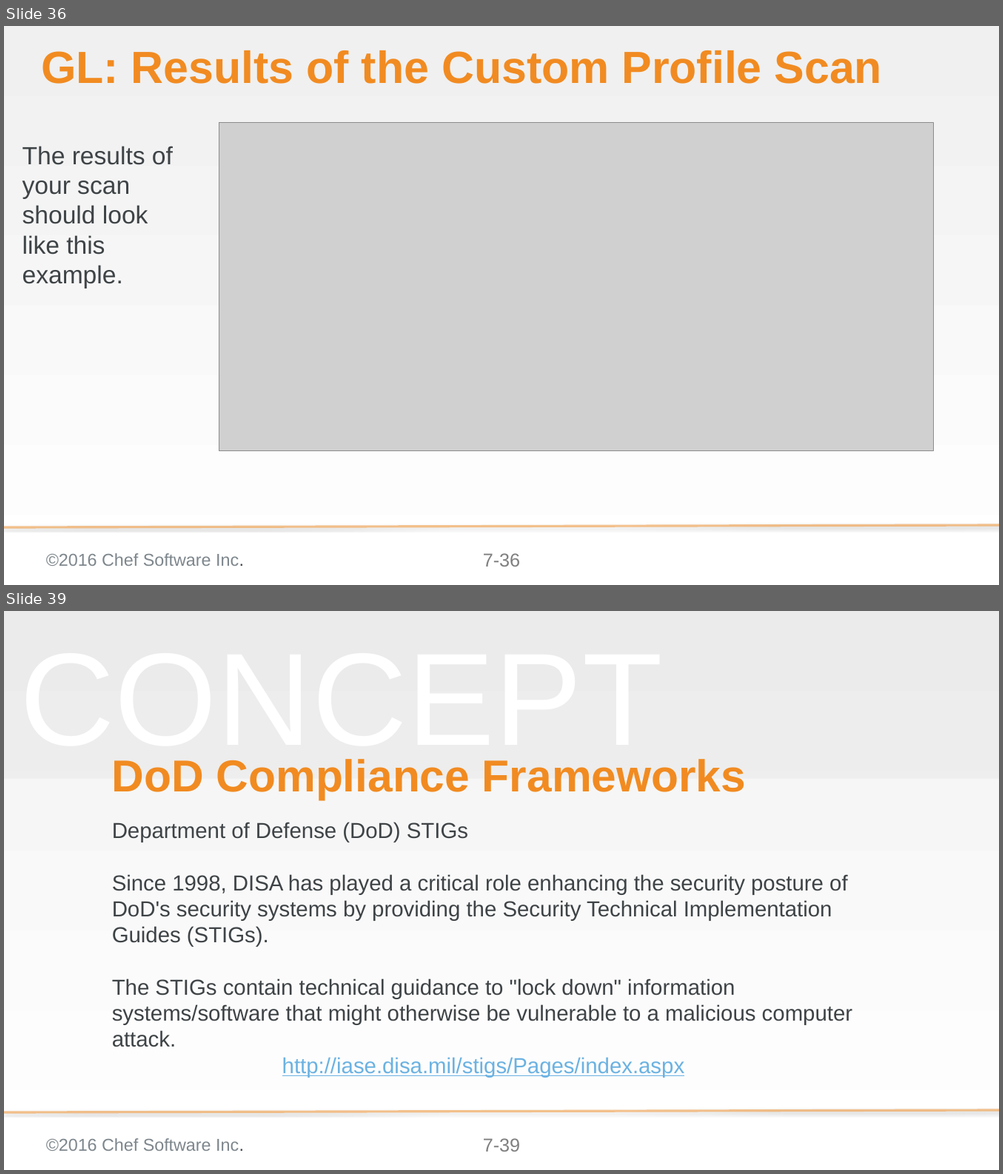
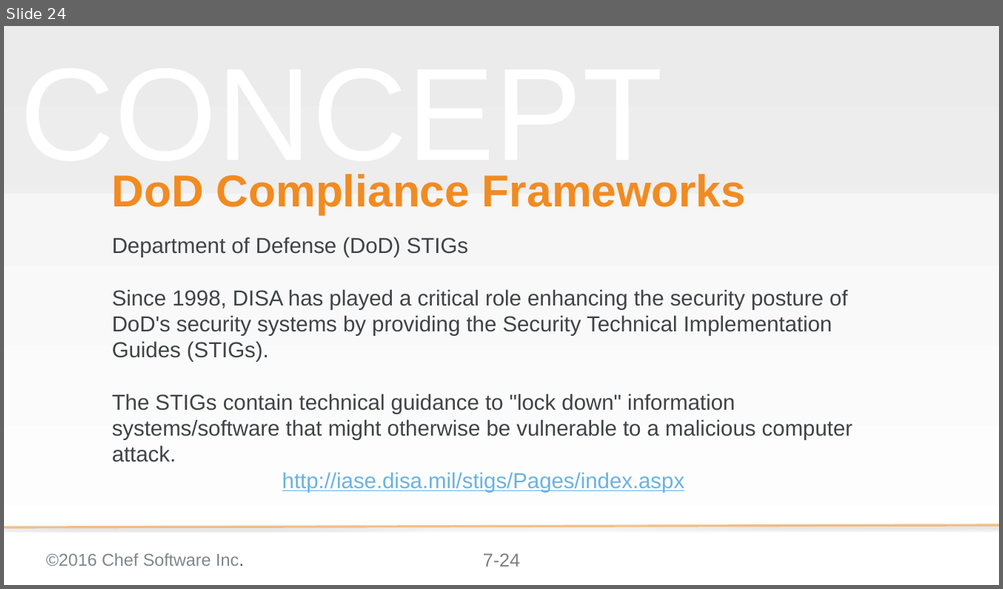
Before and after one commit to bchamby/chef-compliance-installation-configuration-operation, a slide deck: 07-compliance-frameworks-inspec.pptx. Shown one above the other, each under a label of ours: slides 36 and 39 before the commit, slide 24 after it; the slides between them are not shown. The pictures are 1003x1174 and 1003x589 pixels, drawn with LibreOffice and Linux fonts; fonts in the diff are those of the drawing; grey boxes stand for pictures; background and template pictures are left out. Boxes give left, top, right and bottom in pixels: in the first picture for what was removed or moved away, otherwise in the second. Text is boxed around its words. In the diff, an @@ line names an element or a change of style, - is before the commit and + after.

```diff
--- a/07-compliance-frameworks-inspec.pptx
+++ b/07-compliance-frameworks-inspec.pptx
@@ slide 36 removed at (x1=4, y1=26, x2=999, y2=585), background gradient #F0F0F0 to #FFFFFF; not listed: 3 template elements that a slide beside it also shows @@
@@ title removed at (x1=41, y1=50, x2=882, y2=84) @@
-GL: Results of the Custom Profile Scan
@@ picture removed at (x1=219, y1=122, x2=933, y2=451) @@
@@ text removed at (x1=22, y1=146, x2=173, y2=289) @@
-The results of your scan should look like this example.
@@ what was slide 39 is now slide 24 @@
@@ page number at (x1=483, y1=554, x2=520, y2=567): text changed @@
-7-39
+7-24
```
Also in this commit, not shown: 1 slide changed, 14 other slides removed, 3 other files.
